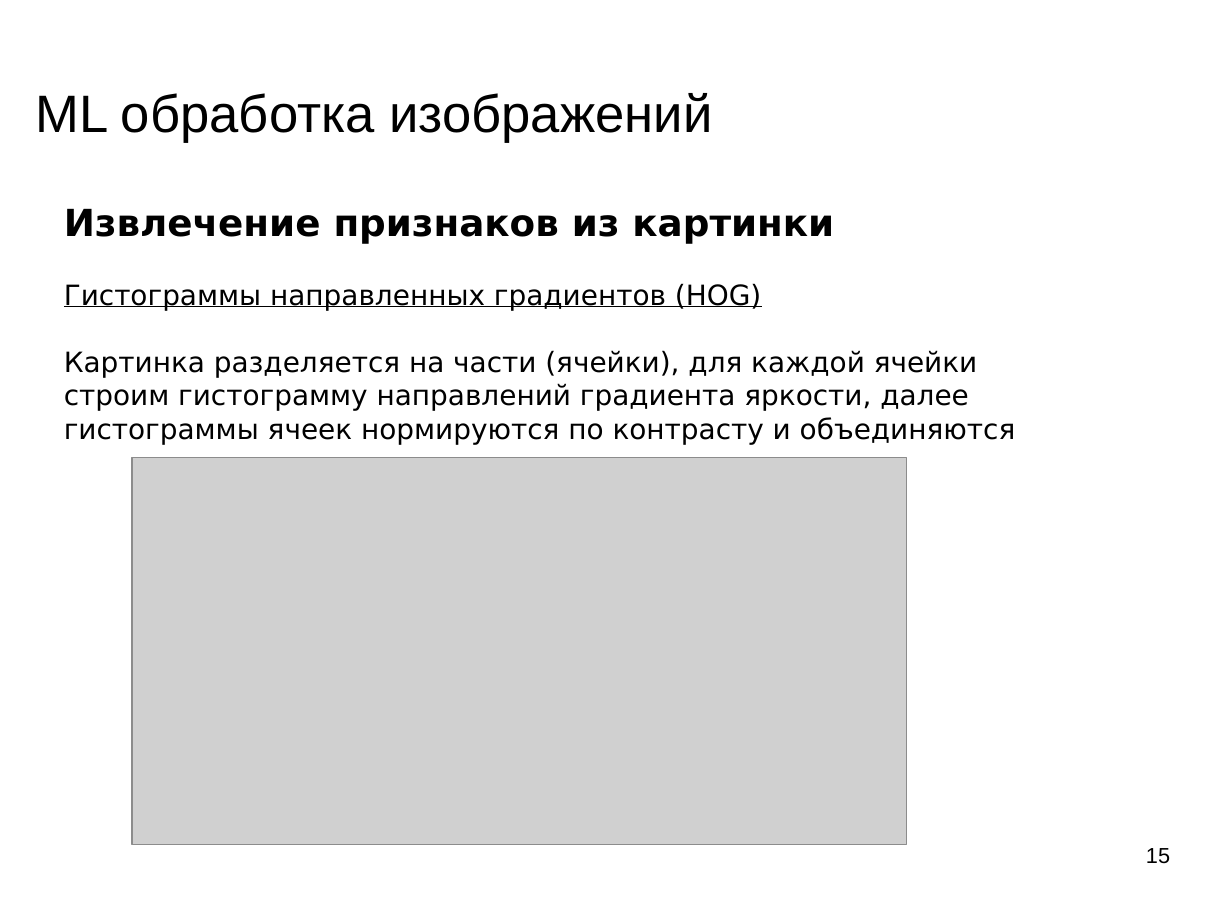
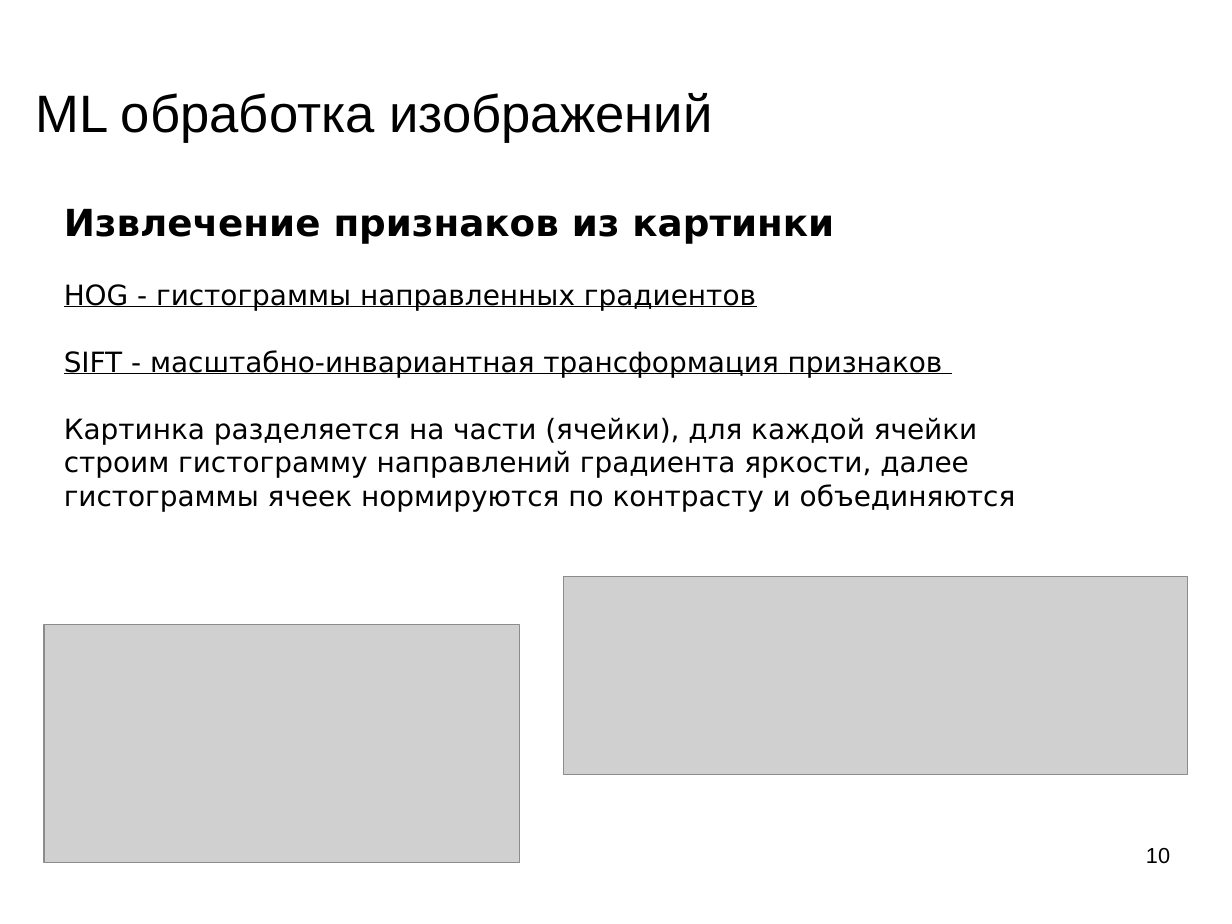
Before and after one commit to mechanoid5/ml_lectorium_legacy, a slide deck: slide 10 of 22-img-proc.odp (slide 15 before the commit). Drawn at 1232x924 pixels with LibreOffice and Linux fonts; fonts in the diff are those of the drawing; grey boxes stand for pictures; background and template pictures are left out. Boxes give left, top, right and bottom in pixels: in the first picture for what was removed or moved away, otherwise in the second. Text is boxed around its words. In the diff, an @@ line names an element or a change of style, - is before the commit and + after.

```diff
--- a/22-img-proc.odp
+++ b/22-img-proc.odp
@@ text at [64,284,943,377]: text changed @@
-Гистограммы направленных градиентов (HOG)
+HOG - гистограммы направленных градиентов
+SIFT - масштабно-инвариантная трансформация признаков
@@ picture added at [563,577,1188,775] @@
@@ picture: place and size @@
-picture at [132,457,907,844]
+picture at [44,625,519,863]
@@ page number at [1146,848,1170,864]: text changed @@
-15
+10
```
Also in this commit, not shown: 3 other slides changed, 7 slides removed, 50 other files.
